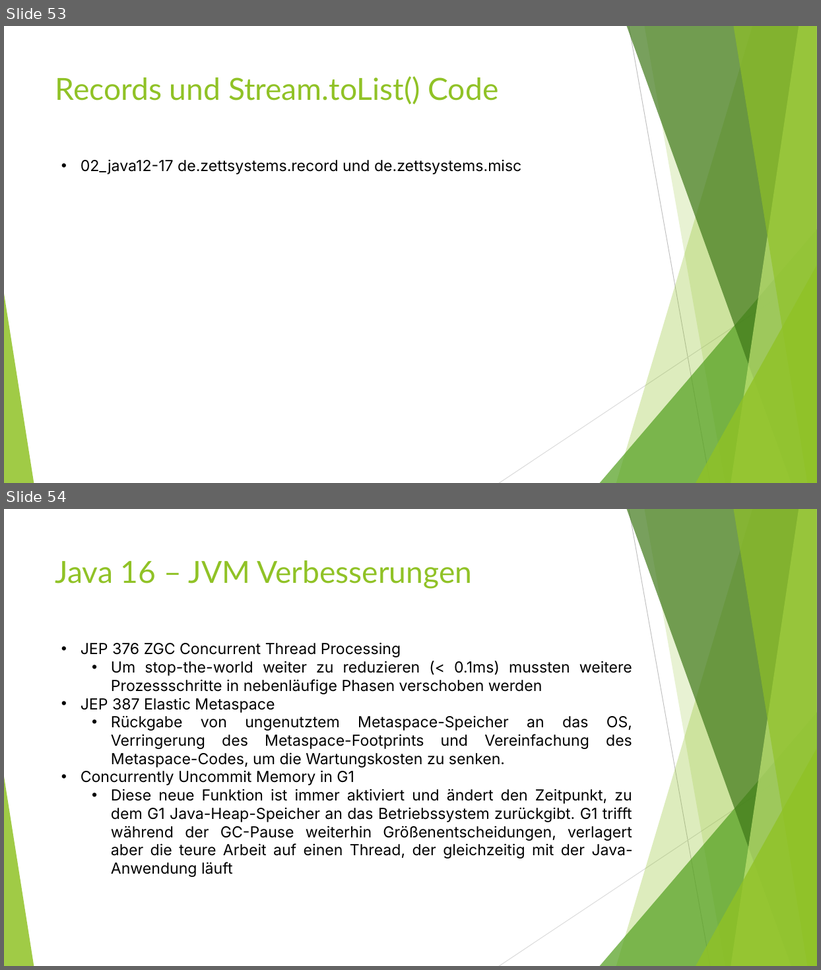
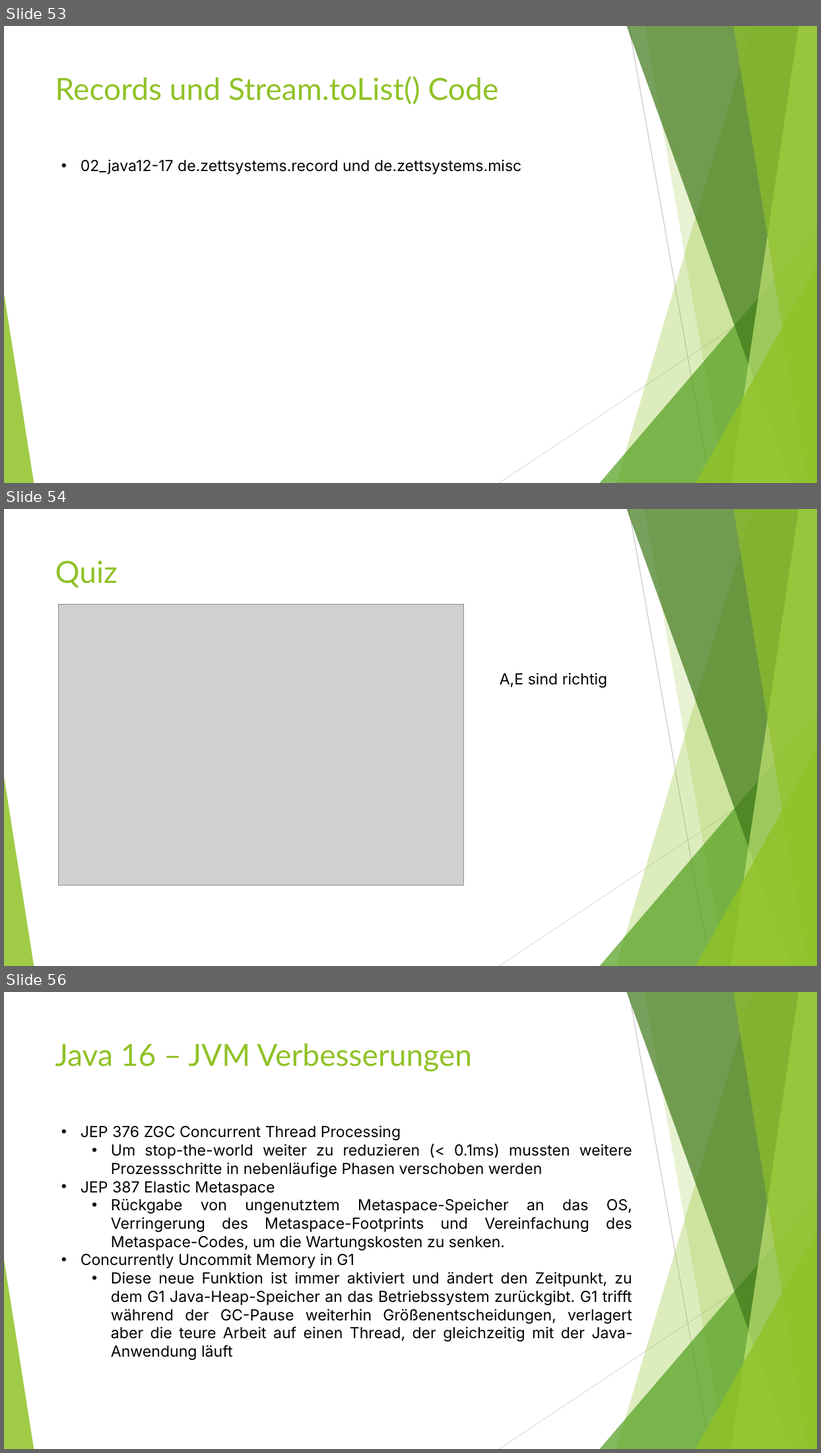
Before and after one commit to MichaelZett/20250210_java_12_17, a slide deck: Neuerungen_Java_12_17.pptx. Shown one above the other, each under a label of ours: slides 53 and 54 before the commit, slides 53, 54 and 56 after it; the slides between them are not shown. The pictures are 821x970 and 821x1453 pixels, drawn with LibreOffice and Linux fonts; fonts in the diff are those of the drawing; grey boxes stand for pictures. Boxes give left, top, right and bottom in pixels: in the first picture for what was removed or moved away, otherwise in the second. Text is boxed around its words. In the diff, an @@ line names an element or a change of style, - is before the commit and + after.

```diff
--- a/Neuerungen_Java_12_17.pptx
+++ b/Neuerungen_Java_12_17.pptx
@@ slide 54 added at (x1=4, y1=509, x2=817, y2=966), background #FFFFFF; not listed: 10 template elements that a slide beside it also shows @@
@@ title added at (x1=55, y1=560, x2=118, y2=588), 36 pt, text #90C226 @@
+Quiz
@@ picture added at (x1=58, y1=604, x2=464, y2=886) @@
@@ text added at (x1=500, y1=673, x2=608, y2=688), 18 pt, text #000000 @@
+A,E sind richtig
@@ what was slide 54 is now slide 56 @@
```
Also in this commit, not shown: 2 slides changed, 3 other slides added, 1 other file.
